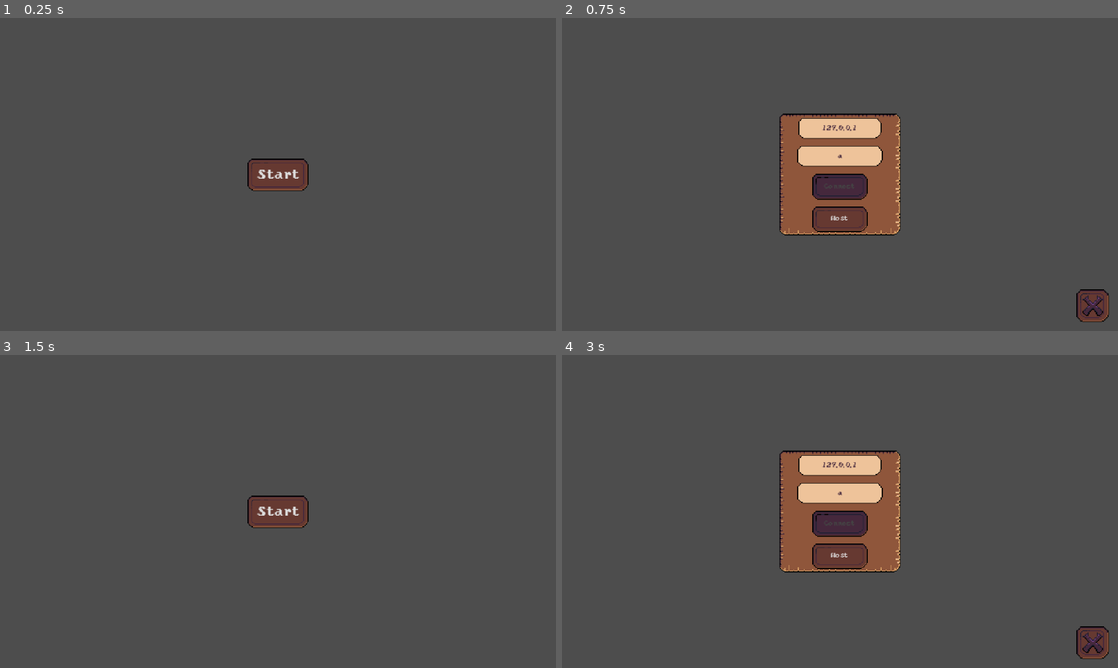
Above: before the commit, frames 1-4 (two rows, left to right).
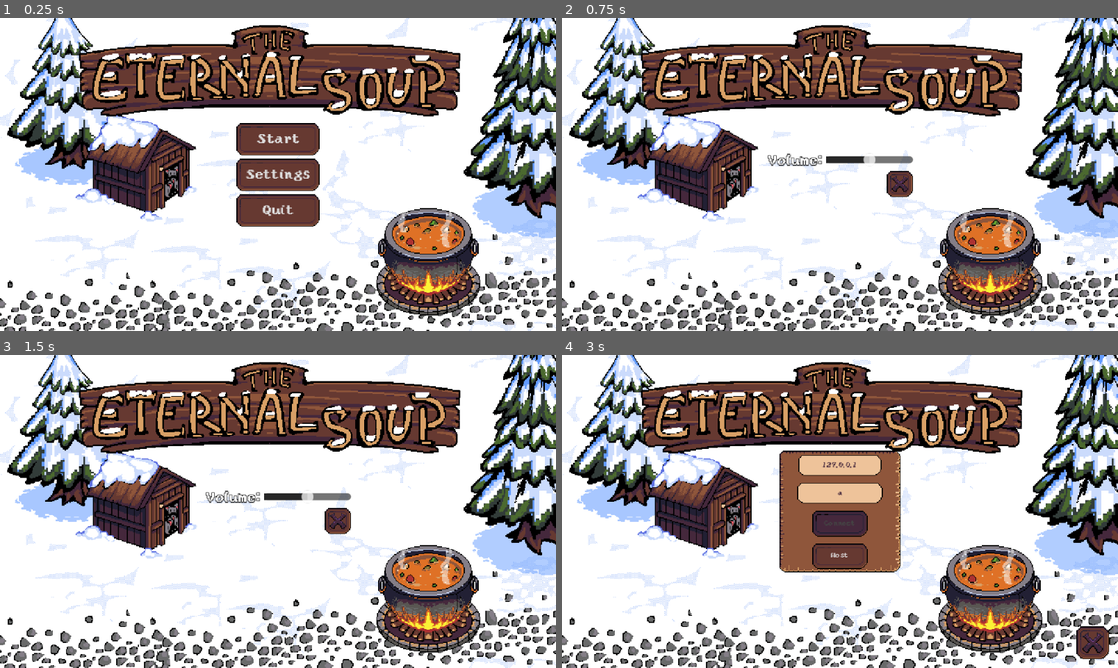
Above: after the commit, the same moments.

Repository: 0xspiderr/itec-2026
Game: Godot game, scene res://_start_menu/startScene.tscn
Same seed, same stepped clock (60 frames per second), same inputs: the game is played once before the commit and once after it.
Inputs (mouse positions are in pixels of both pictures, inside the frame that each line leads up to):
- Up to frame 1 (0.25 s): no input
- Up to frame 2 (0.75 s): click (840, 174) at 0.5 s, where only the run after the commit has a clickable "Settings"
- Up to frame 3 (1.5 s): click (528, 642) at 1.27 s
- Up to frame 4 (3 s): click (901, 520) at 2.02 s; click "Start" at 2.75 s

The runs differ from the first frame. In frame 1, 97% of the frame differs, in the area x 0-100%, y 0-100%; in frame 2, 98%; in frame 3, 98%; in frame 4, 89%.

Commit message:
added: settings menu and background images for menus

Diff:
--- a/_game/game.gd
+++ b/_game/game.gd
@@ -4,6 +4,7 @@
 @onready var level_holder: Node = $LevelHolder
 @onready var lobby: Lobby = %Lobby
 const LEVEL_1 = preload("uid://7tacau4f3hs6")
+@onready var settings: Control = $CanvasLayer/Settings
 
 
 func _ready() -> void:
@@ -28,6 +29,10 @@
 	level_holder.add_child(new_level, true)
 	_hide_ui.rpc()
 
+func _unhandled_input(event: InputEvent) -> void:
+	if event.is_action_pressed("esc"):
+		settings.visible = !settings.visible
+
 @rpc("authority", "call_local", "reliable")
 func _hide_ui() -> void:
 	lobby.hide()
--- a/_game/game.tscn
+++ b/_game/game.tscn
@@ -2,6 +2,7 @@
 
 [ext_resource type="Script" uid="uid://djngvgoichge4" path="res://_game/game.gd" id="1_k1epg"]
 [ext_resource type="PackedScene" uid="uid://dlto07yleoj1b" path="res://_lobby/lobby.tscn" id="1_wt8tb"]
+[ext_resource type="PackedScene" uid="uid://e6rgcgkgxekp" path="res://settings_menu/settings.tscn" id="3_t5wuy"]
 
 [node name="Game" type="Node2D" unique_id=1684282353]
 script = ExtResource("1_k1epg")
@@ -18,3 +19,6 @@
 unique_name_in_owner = true
 size_flags_horizontal = 3
 size_flags_vertical = 3
+
+[node name="Settings" parent="CanvasLayer" unique_id=1180804152 instance=ExtResource("3_t5wuy")]
+visible = false
--- a/_level/level_1.tscn
+++ b/_level/level_1.tscn
@@ -723,6 +723,7 @@
 [node name="GameOverScreen" type="TextureRect" parent="CanvasLayer" unique_id=1944289938]
 unique_name_in_owner = true
 visible = false
+texture_filter = 1
 anchors_preset = 15
 anchor_right = 1.0
 anchor_bottom = 1.0
--- a/_lobby/lobby.tscn
+++ b/_lobby/lobby.tscn
@@ -3,7 +3,8 @@
 [ext_resource type="Script" uid="uid://yitpqaigpqvx" path="res://_lobby/lobby.gd" id="1_fuoyk"]
 [ext_resource type="Theme" uid="uid://dvnm8f75jaivf" path="res://theme/menu_ui.tres" id="1_w4r5k"]
 [ext_resource type="FontFile" uid="uid://daanan4q0ggpn" path="res://font/yoster.ttf" id="2_kxvj5"]
-[ext_resource type="Theme" path="res://theme/ui_buttons.tres" id="4_ex7t2"]
+[ext_resource type="Texture2D" uid="uid://4h6e34mg4lb4" path="res://Assets/BG/start_bg.png" id="3_vt08d"]
+[ext_resource type="Theme" uid="uid://bhbv6t23ec0ip" path="res://theme/ui_buttons.tres" id="4_ex7t2"]
 [ext_resource type="Theme" uid="uid://5g0flvr566fg" path="res://theme/button.tres" id="5_dskl3"]
 
 [node name="Lobby" type="Control" unique_id=1552650006]
@@ -15,6 +16,16 @@
 grow_vertical = 2
 theme = ExtResource("1_w4r5k")
 script = ExtResource("1_fuoyk")
+
+[node name="TextureRect" type="TextureRect" parent="." unique_id=488114241]
+texture_filter = 1
+layout_mode = 1
+anchors_preset = 15
+anchor_right = 1.0
+anchor_bottom = 1.0
+grow_horizontal = 2
+grow_vertical = 2
+texture = ExtResource("3_vt08d")
 
 [node name="VBoxContainer2" type="VBoxContainer" parent="." unique_id=394125248]
 clip_contents = true
@@ -101,4 +112,3 @@
 theme = ExtResource("5_dskl3")
 
 [connection signal="pressed" from="VBoxContainer2/Panel/VBoxContainer2/StartBtn" to="." method="_on_start_btn_pressed"]
-[connection signal="pressed" from="MarginContainer/BackBtn" to="." method="_on_back_btn_pressed"]
--- a/_mainMenu/mainMenu.tscn
+++ b/_mainMenu/mainMenu.tscn
@@ -4,6 +4,7 @@
 [ext_resource type="Script" uid="uid://dov8vw3gec7x1" path="res://_mainMenu/main_menu.gd" id="1_oupfn"]
 [ext_resource type="FontFile" uid="uid://daanan4q0ggpn" path="res://font/yoster.ttf" id="2_b531r"]
 [ext_resource type="Texture2D" uid="uid://dvijotoehyp5y" path="res://Assets/UI/UI.png" id="2_oupfn"]
+[ext_resource type="Texture2D" uid="uid://4h6e34mg4lb4" path="res://Assets/BG/start_bg.png" id="3_5cscd"]
 [ext_resource type="Theme" uid="uid://bhbv6t23ec0ip" path="res://theme/ui_buttons.tres" id="5_1wbra"]
 
 [sub_resource type="StyleBoxTexture" id="StyleBoxTexture_oupfn"]
@@ -24,6 +25,11 @@
 grow_vertical = 2
 theme = ExtResource("1_iqnoj")
 script = ExtResource("1_oupfn")
+
+[node name="TextureRect" type="TextureRect" parent="." unique_id=1484968914]
+texture_filter = 1
+layout_mode = 2
+texture = ExtResource("3_5cscd")
 
 [node name="menuContainer" type="VBoxContainer" parent="." unique_id=1454454465]
 unique_name_in_owner = true
--- a/_rat/rat.gd
+++ b/_rat/rat.gd
@@ -52,7 +52,8 @@
 		canvas_layer.hide()
 	else:
 		item_tex.texture = null
-	name_label.text = NetworkManager.peers.get(player_id, 1)
+	if name_label:
+		name_label.text = NetworkManager.peers.get(player_id, "default")
 
 	if sprite_frame:
 		animated_sprite_2d.sprite_frames = sprite_frame
--- a/_start_menu/startScene.tscn
+++ b/_start_menu/startScene.tscn
@@ -1,7 +1,9 @@
 [gd_scene format=3 uid="uid://oq36u0300glc"]
 
 [ext_resource type="Theme" uid="uid://dvnm8f75jaivf" path="res://theme/menu_ui.tres" id="1_77lh3"]
-[ext_resource type="Script" path="res://_start_menu/start_scene.gd" id="1_uxywv"]
+[ext_resource type="Script" uid="uid://t1nd2rilvt23" path="res://_start_menu/start_scene.gd" id="1_uxywv"]
+[ext_resource type="Texture2D" uid="uid://4h6e34mg4lb4" path="res://Assets/BG/start_bg.png" id="2_lt0al"]
+[ext_resource type="PackedScene" uid="uid://e6rgcgkgxekp" path="res://settings_menu/settings.tscn" id="4_5xf8s"]
 
 [node name="StartScene" type="Control" unique_id=843580222]
 layout_mode = 3
@@ -12,9 +14,14 @@
 grow_vertical = 2
 script = ExtResource("1_uxywv")
 
-[node name="Start_btn" type="Button" parent="." unique_id=746328452]
+[node name="TextureRect" type="TextureRect" parent="." unique_id=812466088]
 texture_filter = 1
-custom_minimum_size = Vector2(64, 16)
+layout_mode = 0
+offset_right = 40.0
+offset_bottom = 40.0
+texture = ExtResource("2_lt0al")
+
+[node name="VBoxContainer" type="VBoxContainer" parent="." unique_id=499371028]
 layout_mode = 1
 anchors_preset = 8
 anchor_left = 0.5
@@ -22,12 +29,36 @@
 anchor_right = 0.5
 anchor_bottom = 0.5
 offset_left = -35.0
-offset_top = -18.5
+offset_top = -24.5
 offset_right = 35.0
-offset_bottom = 18.5
+offset_bottom = 24.5
 grow_horizontal = 2
 grow_vertical = 2
+
+[node name="Start_btn" type="Button" parent="VBoxContainer" unique_id=746328452]
+texture_filter = 1
+custom_minimum_size = Vector2(64, 16)
+layout_mode = 2
 theme = ExtResource("1_77lh3")
 text = "Start"
 
-[connection signal="pressed" from="Start_btn" to="." method="_on_start_btn_pressed"]
+[node name="SettingsBtn" type="Button" parent="VBoxContainer" unique_id=1580143939]
+unique_name_in_owner = true
+texture_filter = 1
+layout_mode = 2
+theme = ExtResource("1_77lh3")
+text = "Settings"
+
+[node name="QuitBtn" type="Button" parent="VBoxContainer" unique_id=1960465445]
+texture_filter = 1
+layout_mode = 2
+theme = ExtResource("1_77lh3")
+text = "Quit"
+
+[node name="Settings" parent="." unique_id=1180804152 instance=ExtResource("4_5xf8s")]
+visible = false
+layout_mode = 1
+
+[connection signal="pressed" from="VBoxContainer/Start_btn" to="." method="_on_start_btn_pressed"]
+[connection signal="pressed" from="VBoxContainer/SettingsBtn" to="." method="_on_settings_btn_pressed"]
+[connection signal="pressed" from="VBoxContainer/QuitBtn" to="." method="_on_quit_btn_pressed"]
--- a/_start_menu/start_scene.gd
+++ b/_start_menu/start_scene.gd
@@ -1,15 +1,14 @@
 extends Control
 
-
-# Called when the node enters the scene tree for the first time.
-func _ready() -> void:
-	pass # Replace with function body.
-
-
-# Called every frame. 'delta' is the elapsed time since the previous frame.
-func _process(delta: float) -> void:
-	pass
-
+@onready var settings: Control = $Settings
 
 func _on_start_btn_pressed() -> void:
 	get_tree().change_scene_to_file("res://_mainMenu/mainMenu.tscn")
+
+
+func _on_settings_btn_pressed() -> void:
+	settings.visible = true
+
+
+func _on_quit_btn_pressed() -> void:
+	get_tree().quit()
--- a/project.godot
+++ b/project.godot
@@ -73,6 +73,11 @@
 "events": [Object(InputEventKey,"resource_local_to_scene":false,"resource_name":"","device":-1,"window_id":0,"alt_press …(192 unchanged characters)…
 ]
 }
+esc={
+"deadzone": 0.2,
+"events": [Object(InputEventKey,"resource_local_to_scene":false,"resource_name":"","device":-1,"window_id":0,"alt_pressed":false,"shift_pressed":false,"ctrl_pressed":false,"meta_pressed":false,"pressed":false,"keycode":0,"physical_keycode":4194305,"key_label":0,"unicode":0,"location":0,"echo":false,"script":null)
+]
+}
 
 [physics]
 
--- /dev/null
+++ b/settings_menu/settings.gd
@@ -0,0 +1,16 @@
+extends Control
+
+@export var bus_name: String = "Master"
+var bus_index: int
+
+func _ready() -> void:
+	bus_index = AudioServer.get_bus_index(bus_name)
+
+
+func _on_h_slider_value_changed(value: float) -> void:
+	AudioServer.set_bus_volume_db(bus_index, linear_to_db(value))
+	AudioServer.set_bus_mute(bus_index, value < 0.01)
+
+
+func _on_button_pressed() -> void:
+	visible = !visible
--- /dev/null
+++ b/settings_menu/settings.tscn
@@ -0,0 +1,75 @@
+[gd_scene format=3 uid="uid://e6rgcgkgxekp"]
+
+[ext_resource type="Texture2D" uid="uid://4h6e34mg4lb4" path="res://Assets/BG/start_bg.png" id="1_5xq2h"]
+[ext_resource type="Script" uid="uid://t0wgn5pt7ygh" path="res://settings_menu/settings.gd" id="1_ncwcg"]
+[ext_resource type="Theme" uid="uid://dvnm8f75jaivf" path="res://theme/menu_ui.tres" id="2_gb0mi"]
+[ext_resource type="Theme" uid="uid://bhbv6t23ec0ip" path="res://theme/ui_buttons.tres" id="3_7c4j3"]
+
+[sub_resource type="StyleBoxFlat" id="StyleBoxFlat_7c4j3"]
+bg_color = Color(0.15487596, 0.154876, 0.15487587, 1)
+
+[sub_resource type="StyleBoxFlat" id="StyleBoxFlat_gb0mi"]
+bg_color = Color(0.16206557, 0.1620656, 0.16206548, 1)
+
+[node name="Settings" type="Control" unique_id=1180804152]
+layout_mode = 3
+anchors_preset = 15
+anchor_right = 1.0
+anchor_bottom = 1.0
+grow_horizontal = 2
+grow_vertical = 2
+script = ExtResource("1_ncwcg")
+
+[node name="TextureRect" type="TextureRect" parent="." unique_id=1856824080]
+texture_filter = 1
+layout_mode = 1
+anchors_preset = 15
+anchor_right = 1.0
+anchor_bottom = 1.0
+grow_horizontal = 2
+grow_vertical = 2
+texture = ExtResource("1_5xq2h")
+
+[node name="VBoxContainer" type="VBoxContainer" parent="." unique_id=1257988215]
+layout_mode = 1
+anchors_preset = 8
+anchor_left = 0.5
+anchor_top = 0.5
+anchor_right = 0.5
+anchor_bottom = 0.5
+offset_left = -84.0
+offset_top = -20.0
+offset_right = 84.0
+offset_bottom = 20.0
+grow_horizontal = 2
+grow_vertical = 2
+
+[node name="HBoxContainer" type="HBoxContainer" parent="VBoxContainer" unique_id=412907598]
+layout_mode = 2
+
+[node name="Label" type="Label" parent="VBoxContainer/HBoxContainer" unique_id=1920105886]
+texture_filter = 1
+layout_mode = 2
+theme = ExtResource("2_gb0mi")
+text = "Volume:"
+
+[node name="HSlider" type="HSlider" parent="VBoxContainer/HBoxContainer" unique_id=1369162789]
+custom_minimum_size = Vector2(100, 0)
+layout_mode = 2
+size_flags_vertical = 4
+theme_override_styles/grabber_area = SubResource("StyleBoxFlat_7c4j3")
+theme_override_styles/grabber_area_highlight = SubResource("StyleBoxFlat_gb0mi")
+max_value = 1.0
+step = 0.01
+value = 0.5
+
+[node name="Button" type="Button" parent="VBoxContainer" unique_id=231740527]
+texture_filter = 1
+custom_minimum_size = Vector2(30, 30)
+layout_mode = 2
+size_flags_horizontal = 8
+size_flags_vertical = 4
+theme = ExtResource("3_7c4j3")
+
+[connection signal="value_changed" from="VBoxContainer/HBoxContainer/HSlider" to="." method="_on_h_slider_value_changed"]
+[connection signal="pressed" from="VBoxContainer/Button" to="." method="_on_button_pressed"]
Not shown: 1 places in _mainMenu/mainMenu.tscn that only renumber resources
Not shown, added: settings_menu/settings.gd.uid
